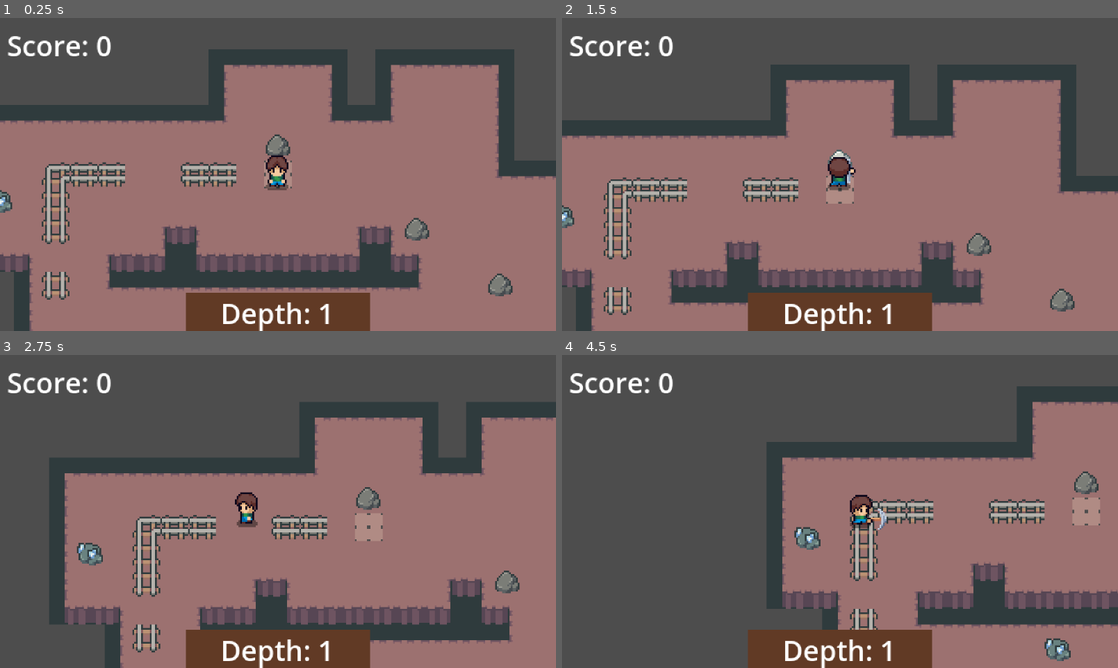
Above: before the commit, frames 1-4 (two rows, left to right).
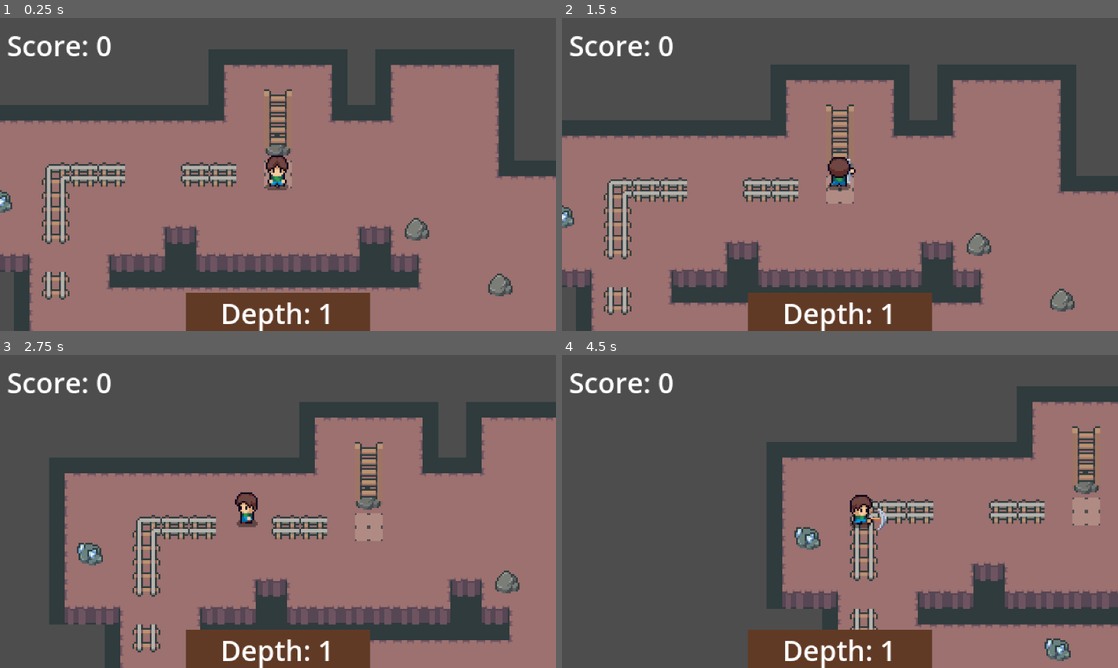
Above: after the commit, the same moments.

Repository: yi2003/mining
Game: Godot game, scene res://scenes/level.tscn
Same seed, same stepped clock (60 frames per second), same inputs: the game is played once before the commit and once after it.
Inputs:
- Up to frame 1 (0.25 s): no input
- Up to frame 2 (1.5 s): hold Space (attack) 0.53-1.28 s; hold Up (ui_up) from 0.53 s (still down); tap Space (attack) at 1.35 s
- Up to frame 3 (2.75 s): release Up (ui_up) at 2.03 s; hold Left (ui_left) from 2.03 s (still down); hold Space (attack) from 2.03 s (still down)
- Up to frame 4 (4.5 s): release Space (attack) at 2.78 s; tap Space (attack) at 2.85, 4.35 s; release Left (ui_left) at 3.53 s; hold Down (ui_down) 3.53-4.28 s; hold Space (attack) 3.53-4.28 s; hold Right (ui_right) from 4.28 s (still down)

The runs differ from the first frame. In frame 1, 0.5% of the frame differs, in the area x 47-53%, y 22-42%; in frame 2, 0.4%; in frame 3, 0.5%, in the area x 63-69%, y 27-47%; in frame 4, 0.5%.

Commit message:
feat: separate exit ladder from down ladder spawning
Exit ladder now spawns above the player at level start on every floor,
allowing the player to go back up. Down ladder spawns at rock position
when a rock is destroyed (30% chance or last rock), allowing the player
to go deeper.

Co-Authored-By: Claude Opus 4.7 <noreply@anthropic.com>

Diff:
--- /dev/null
+++ b/assets/scripts/exit_ladder.gd
@@ -0,0 +1,16 @@
+extends Area2D
+
+signal player_entered_ladder(ladder)
+signal player_exited_ladder()
+
+func _ready():
+	body_entered.connect(_on_body_entered)
+	body_exited.connect(_on_body_exited)
+
+func _on_body_entered(body):
+	if body.name == "Player":
+		emit_signal("player_entered_ladder", self)
+
+func _on_body_exited(body):
+	if body.name == "Player":
+		emit_signal("player_exited_ladder")
--- a/assets/scripts/level.gd
+++ b/assets/scripts/level.gd
@@ -29,8 +29,10 @@
 var gem_chance: float = 0.5  # 50% chance to spawn gem rock, 50% for regular rock
 
 # Ladder spawning
+var exit_ladder_scene = preload("res://scenes/ExitLadder.tscn")
 var ladder_scene = preload("res://scenes/ladder.tscn")
 var ladder_spawned: bool = false
+var exit_ladder_instance: Node2D = null
 var last_rock_pos: Vector2 = Vector2.ZERO
 var ladder_spawn_chance: float = 0.3  # 30% chance to spawn ladder
 
@@ -58,6 +60,9 @@
 
 	# Initialize world container position for floor offset
 	world_container.position.y = world_offset_y
+
+	# Spawn exit ladder above player at level start
+	_spawn_exit_ladder()
 
 func _load_map_for_floor(floor_num: int):
 	# Clear all children from MapContainer (including initial scene map)
@@ -174,16 +179,16 @@
 	rocks_spawned -= 1
 	print("rocks_spawned: ", rocks_spawned, " after decrement, ladder_spawned: ", ladder_spawned)
 	if rocks_spawned <= 0 and not ladder_spawned:
-		# Force spawn ladder at last rock position
-		print("FORCE SPAWNING LADDER - last rock destroyed")
-		_spawn_ladder(last_rock_pos)
+		# Force spawn down ladder at last rock position
+		print("FORCE SPAWNING DOWN LADDER - last rock destroyed")
+		_spawn_down_ladder(last_rock_pos)
 		if rock:
 			rock.skip_gem_spawn = true
 		return
 
-	# Random ladder spawn chance
+	# Random down ladder spawn chance
 	if not ladder_spawned and randf() <= ladder_spawn_chance:
-		_spawn_ladder(spawn_pos)
+		_spawn_down_ladder(spawn_pos)
 		if rock:
 			rock.skip_gem_spawn = true
 		return
@@ -200,17 +205,40 @@
 	elif type == "gem" or type == "amethyst_rock" or type == "diamond_rock":
 		print("Gem rock destroyed, spawning handled by gem rock script")
 
-func _spawn_ladder(spawn_pos: Vector2):
-	print("Spawning ladder at: ", spawn_pos)
-	var ladder = ladder_scene.instantiate()
-	ladder.position = spawn_pos
-	ladder_spawned = true
-	$YSort.add_child(ladder)
-	ladder.player_entered_ladder.connect(_on_ladder_entered)
-	ladder.player_exited_ladder.connect(_on_ladder_exited)
+func _spawn_exit_ladder():
+	var player_start = _get_player_start_position()
+	var spawn_pos = player_start if player_start != Vector2.ZERO else last_rock_pos
+	# Position exit ladder slightly above the starting marker
+	spawn_pos = Vector2(spawn_pos.x, spawn_pos.y - 20)
+	print("Spawning exit ladder at: ", spawn_pos, " (PlayerStart: ", player_start, ")")
+	var exit_ladder = exit_ladder_scene.instantiate()
+	exit_ladder.position = spawn_pos
+	exit_ladder_instance = exit_ladder
+	$YSort.add_child(exit_ladder)
+	exit_ladder.player_entered_ladder.connect(_on_ladder_entered)
+	exit_ladder.player_exited_ladder.connect(_on_ladder_exited)
 	# Keep player on top of YSort
 	$YSort.remove_child(player)
 	$YSort.add_child(player)
+
+func _spawn_down_ladder(spawn_pos: Vector2):
+	print("Spawning down ladder at: ", spawn_pos)
+	var down_ladder = ladder_scene.instantiate()
+	down_ladder.position = spawn_pos
+	ladder_spawned = true
+	$YSort.add_child(down_ladder)
+	down_ladder.player_entered_ladder.connect(_on_ladder_entered)
+	down_ladder.player_exited_ladder.connect(_on_ladder_exited)
+	# Keep player on top of YSort
+	$YSort.remove_child(player)
+	$YSort.add_child(player)
+
+func _get_player_start_position() -> Vector2:
+	if current_map_instance:
+		for child in current_map_instance.get_children():
+			if child.name == "PlayerStart":
+				return child.position
+	return Vector2.ZERO
 
 func spawn_random_ore(spawn_pos: Vector2):
 	var ore_name = ore_names[randi() % ore_names.size()]
--- /dev/null
+++ b/scenes/ExitLadder.tscn
@@ -0,0 +1,21 @@
+[gd_scene format=4 uid="uid://bv2n4y035o5yx"]
+
+[ext_resource type="Texture2D" uid="uid://dxsgpuk2hfs73" path="res://assets/images/tileset/ladder.png" id="1_dmigs"]
+[ext_resource type="Script" path="res://assets/scripts/exit_ladder.gd" id="1_gdscript"]
+
+[sub_resource type="AtlasTexture" id="AtlasTexture_62p1v"]
+atlas = ExtResource("1_dmigs")
+region = Rect2(16, 8, 16, 40)
+
+[sub_resource type="RectangleShape2D" id="RectangleShape2D_exit"]
+size = Vector2(16, 10)
+
+[node name="ExitLadder" type="Area2D" unique_id=1597840672]
+script = ExtResource("1_gdscript")
+
+[node name="exit_sprite" type="Sprite2D" parent="." unique_id=1540372489]
+position = Vector2(0, -10)
+texture = SubResource("AtlasTexture_62p1v")
+
+[node name="exit_collision" type="CollisionShape2D" parent="." unique_id=912906001]
+shape = SubResource("RectangleShape2D_exit")
Not shown, added: assets/scripts/exit_ladder.gd.uid
